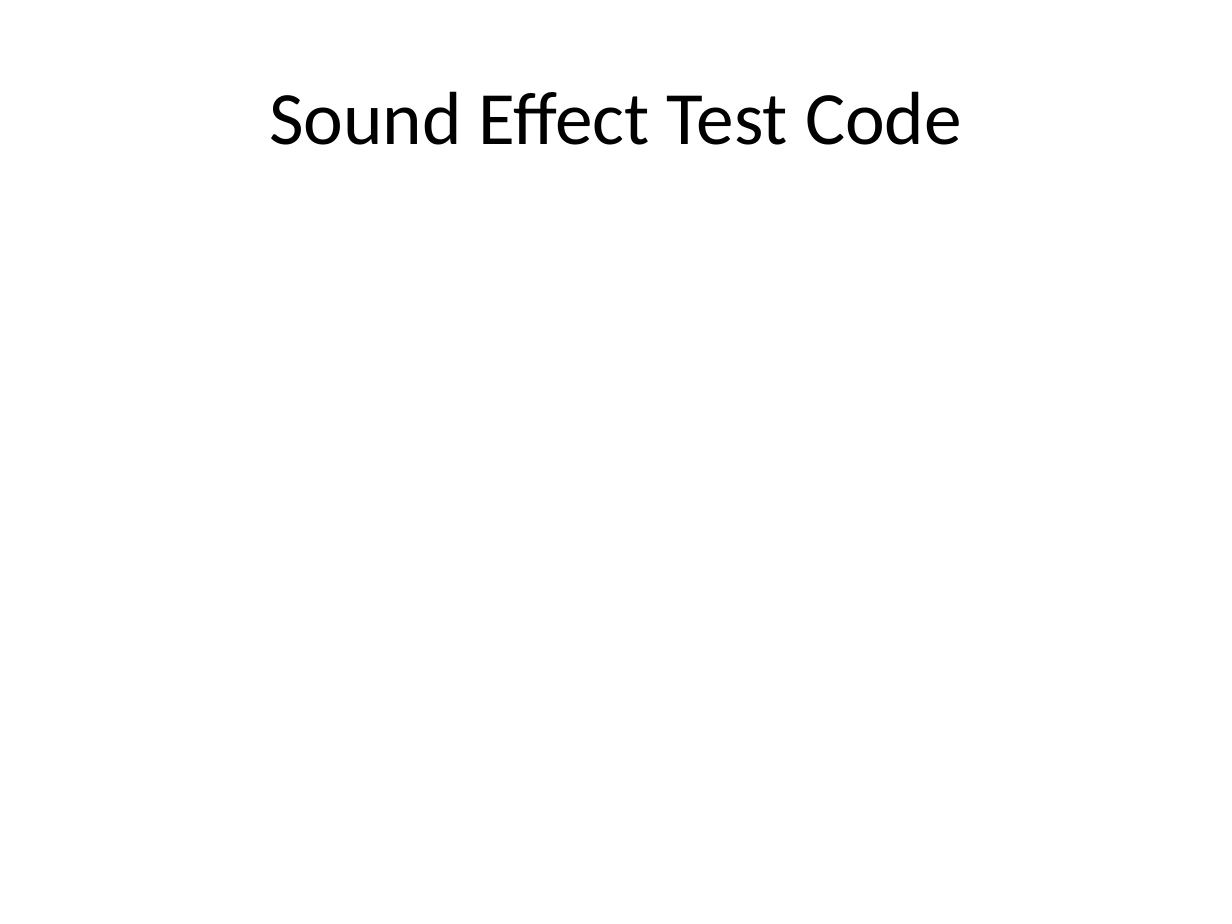
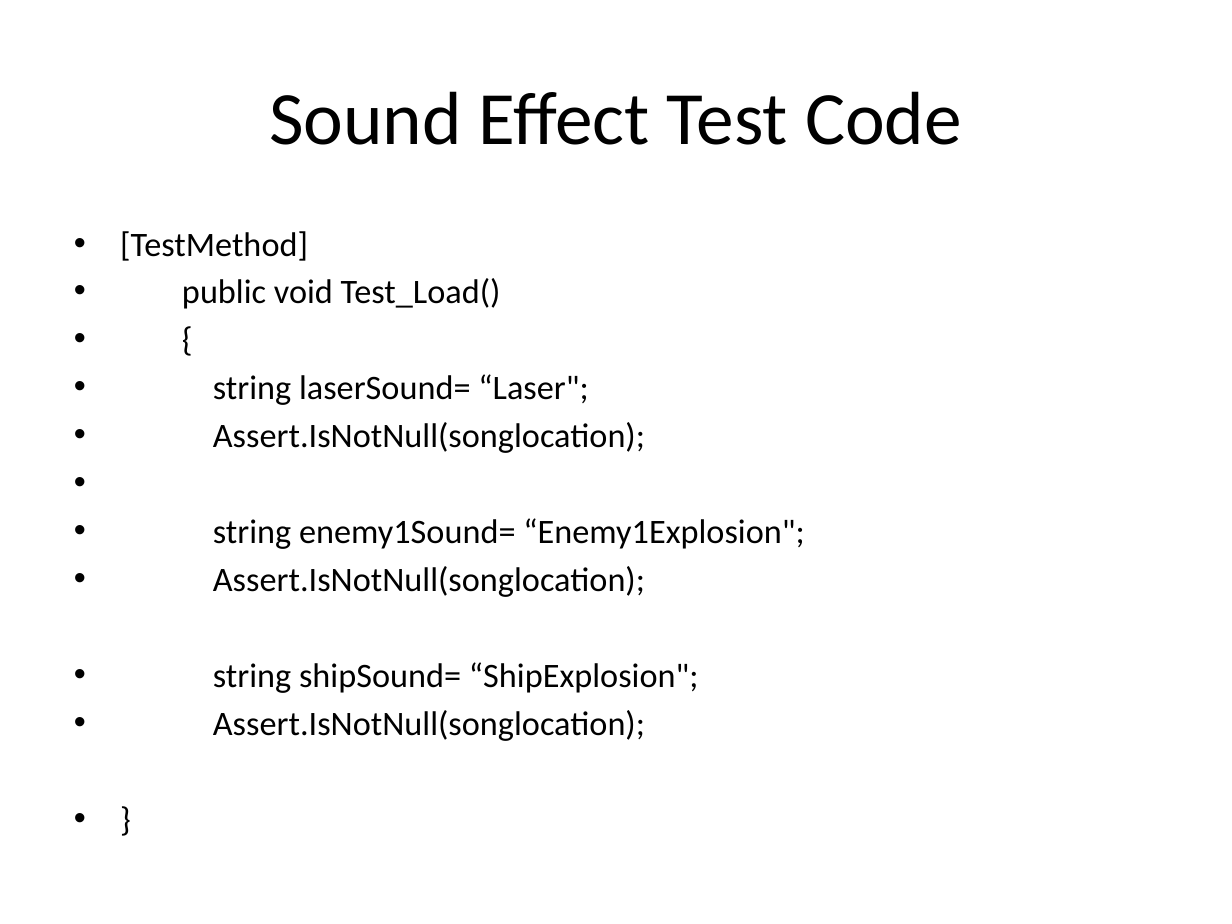
Before and after one commit to csce3513/Team15, a slide deck: slide 13 of Project Starfighter 1.2.pptx (slide 10 before the commit). Drawn at 1232x924 pixels with LibreOffice and Linux fonts; fonts in the diff are those of the drawing; background and template pictures are left out. Boxes give left, top, right and bottom in pixels: in the first picture for what was removed or moved away, otherwise in the second. Text is boxed around its words. In the diff, an @@ line names an element or a change of style, - is before the commit and + after.

```diff
--- a/Project Starfighter 1.2.pptx
+++ b/Project Starfighter 1.2.pptx
@@ text added at <box>120,231,804,741</box>, 20 pt, text #000000 @@
+• [TestMethod]
+• public void Test_Load()
+• {
+• string laserSound= “Laser";
+• Assert.IsNotNull(songlocation);
+• string enemy1Sound= “Enemy1Explosion";
+• Assert.IsNotNull(songlocation);
+• string shipSound= “ShipExplosion";
+• Assert.IsNotNull(songlocation);
+• }
```
Also in this commit, not shown: 2 other slides changed, 4 slides added, 4 slides removed, 46 other files.
